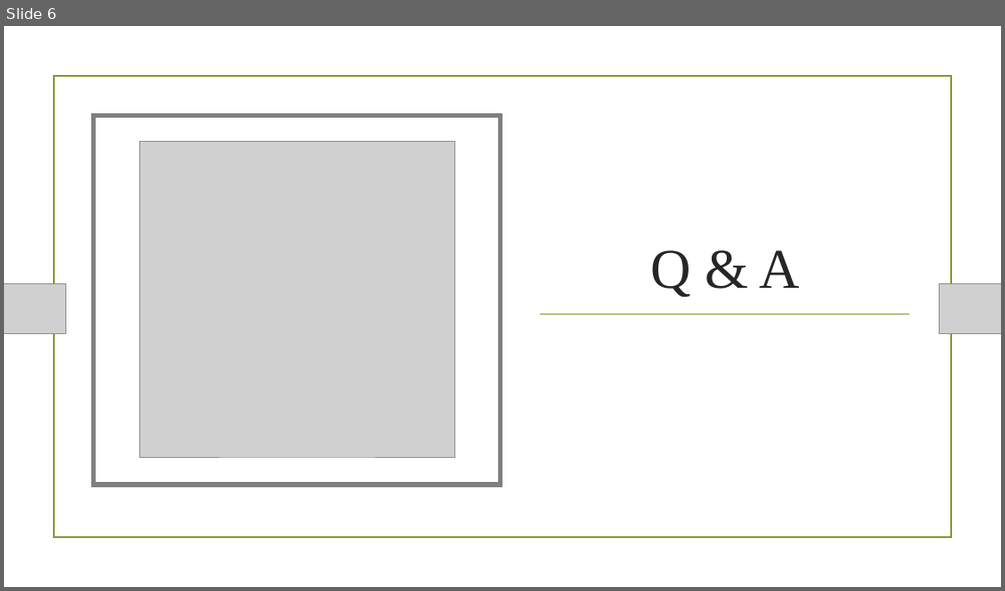
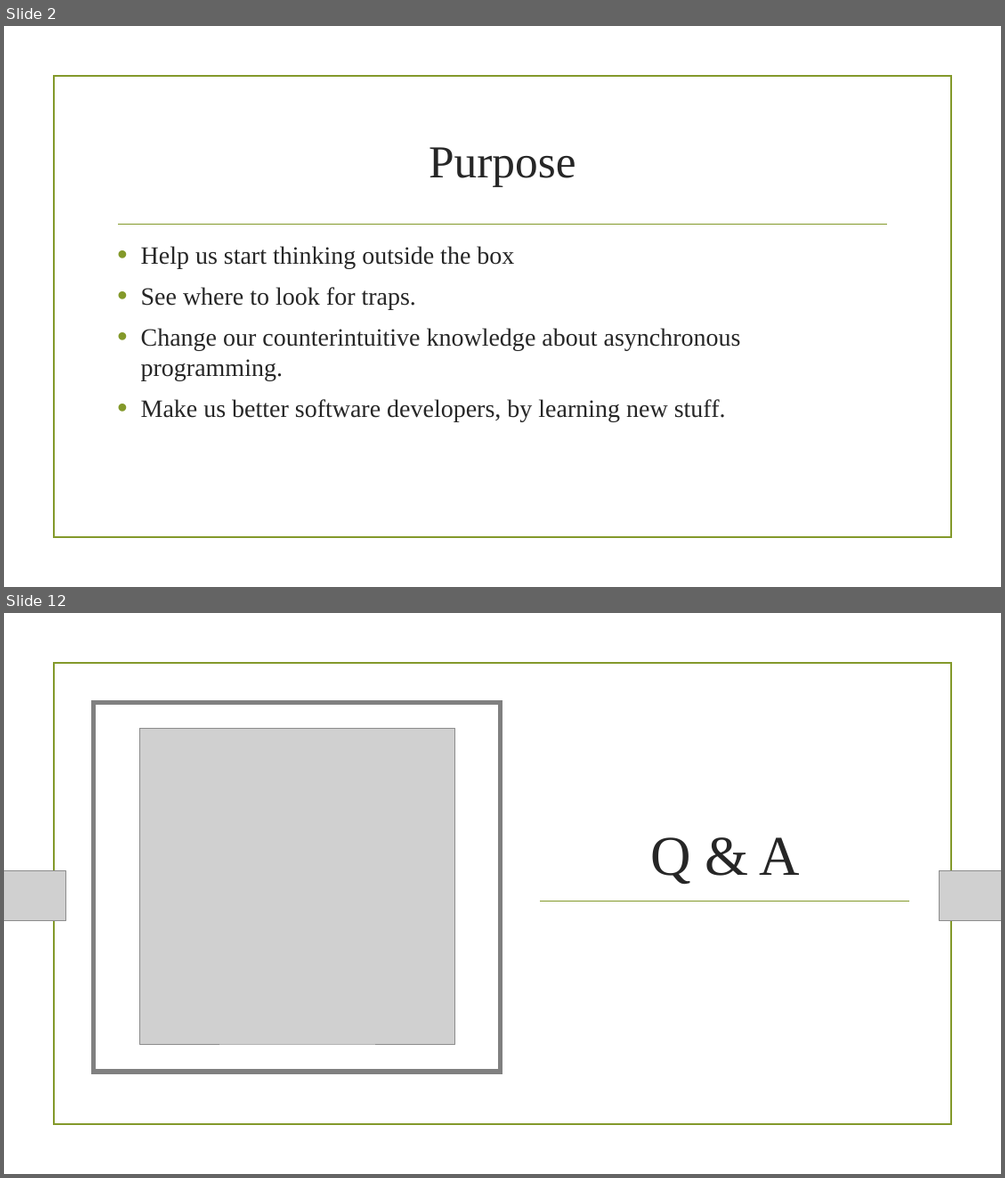
Before and after one commit to MariuszKrzanowski/asynchronous-intuition, a slide deck: slides/AsynchronousIntuition.pptx. Shown one above the other, each under a label of ours: slide 6 before the commit, slides 2 and 12 after it; the slides between them are not shown. The pictures are 1005x591 and 1005x1178 pixels, drawn with LibreOffice and Linux fonts; fonts in the diff are those of the drawing; grey boxes stand for pictures; background and template pictures are left out. Boxes give left, top, right and bottom in pixels: in the first picture for what was removed or moved away, otherwise in the second. Text is boxed around its words. In the diff, an @@ line names an element or a change of style, - is before the commit and + after.

```diff
--- a/slides/AsynchronousIntuition.pptx
+++ b/slides/AsynchronousIntuition.pptx
@@ slide 2 added at (4, 26, 1001, 587), background picture (left out) @@
@@ rectangle added at (53, 76, 951, 538), outline #83992A 1.25 pt @@
@@ title added at (429, 147, 575, 187), 44 pt, text #262626 @@
+Purpose
@@ line added from (119, 224) to (887, 224), #83992A 1.25 pt @@
@@ text added at (141, 246, 741, 421), 24 pt, text #262626 @@
+• Help us start thinking outside the box
+• See where to look for traps.
+• Change our counterintuitive knowledge about asynchronous programming.
+• Make us better software developers, by learning new stuff.
@@ what was slide 6 is now slide 12 @@
```
Also in this commit, not shown: 5 slides changed, 7 other slides added.
